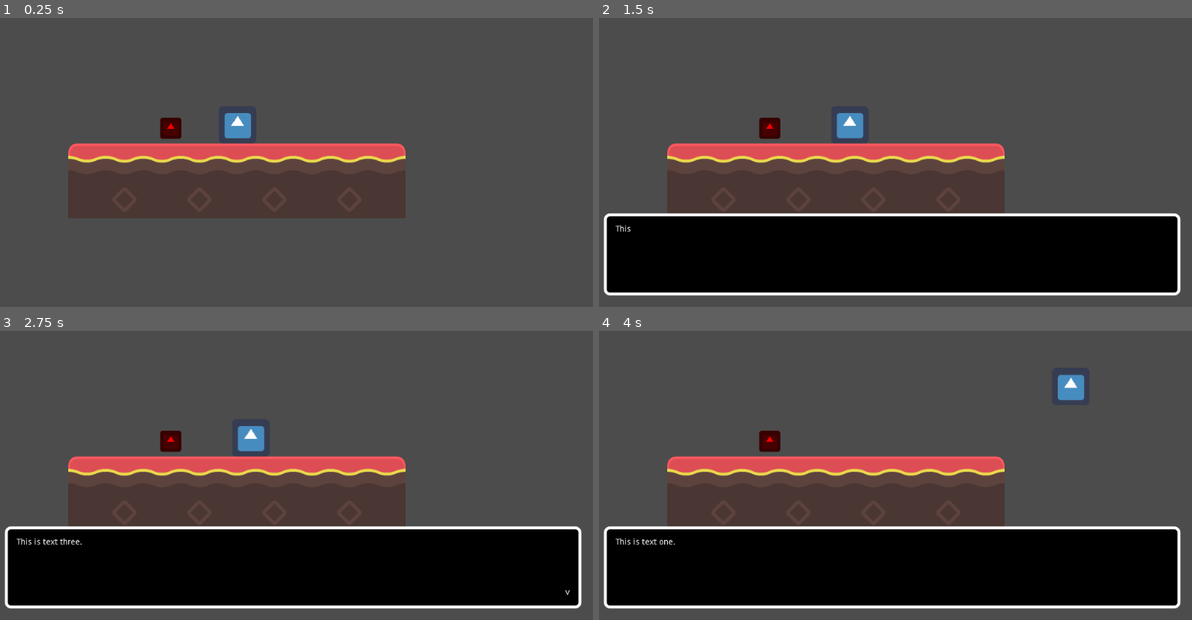
Above: before the commit, frames 1-4 (two rows, left to right).
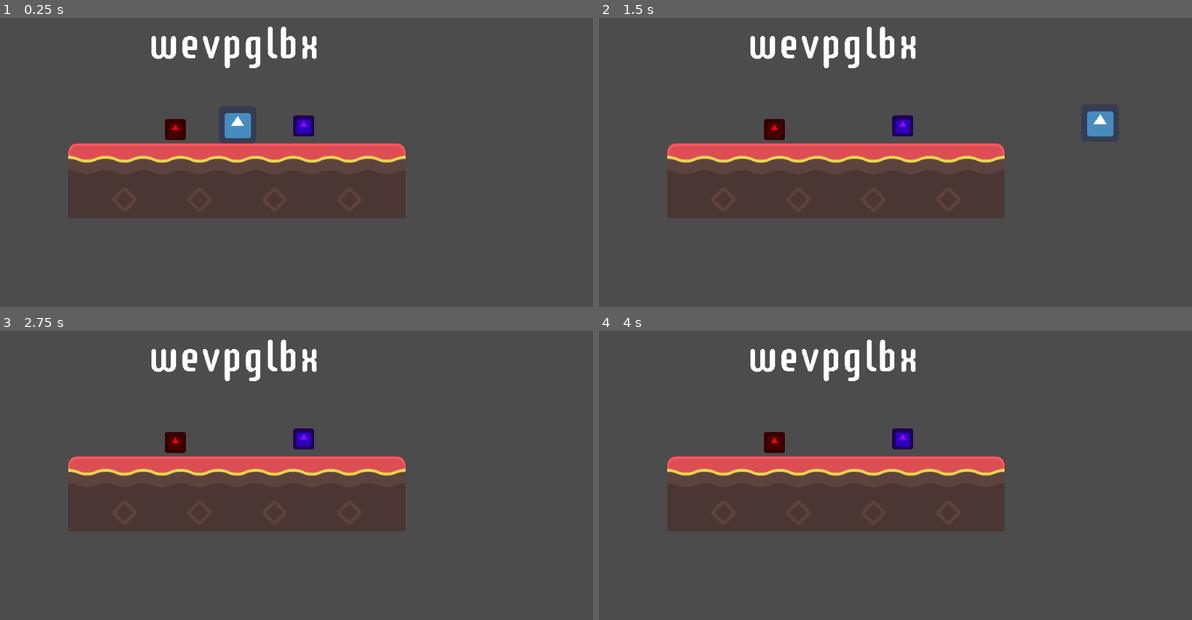
Above: after the commit, the same moments.

Repository: niwaniuk/Dualitea
Game: Godot game, scene res://Scenes/Area.tscn
Same seed, same stepped clock (60 frames per second), same inputs: the game is played once before the commit and once after it. The project has no main scene, so this scene is started directly. The engine's default icon, where the game draws it, is replaced by a stand-in: a white triangle on a blue panel in a dark square.
Inputs:
- Up to frame 1 (0.25 s): no input
- Up to frame 2 (1.5 s): tap Enter at 0.5 s; hold D (walk_right) from 0.53 s (still down); tap Shift (select) at 0.6, 1.35 s; tap Space (jump) at 0.77 s
- Up to frame 3 (2.75 s): tap Space (jump) at 1.52 s; release D (walk_right) at 2.03 s; hold A (walk_left) from 2.03 s (still down); tap Shift (select) at 2.1 s
- Up to frame 4 (4 s): tap Space (jump) at 2.75, 3.02, 3.77 s; release A (walk_left) at 2.78 s; hold D (walk_right) from 2.78 s (still down); tap Shift (select) at 2.85, 3.6 s

The runs differ from the first frame. In frame 1, 1.7% of the frame differs, in the area x 25-54%, y 2-43%; in frame 2, 30%, in the area x 0-99%, y 2-97%; in frame 3, 30%; in frame 4, 30%.

Commit message:
Celebration! Ciphers exist, and celebrate.

Diff:
--- /dev/null
+++ b/Objects/Cipher.gd
@@ -0,0 +1,43 @@
+extends MarginContainer
+
+
+# Declare member variables here. Examples:
+# var a = 2
+# var b = "text"
+export var text :String = ''
+
+var alphabet = "abcdefghijklmnopqrstuvwxyz "
+
+onready var container = $HBoxContainer
+onready var label = $HBoxContainer/Label
+onready var particles = $CPUParticles2D
+
+# Called when the node enters the scene tree for the first time.
+func _ready():
+	var rng = RandomNumberGenerator.new()
+	rng.randomize()
+	label.text = text
+	shift_cipher(rng.randi_range(5, 20))
+	print(label.get_size())
+	particles.emission_rect_extents = Vector2((40 * len(text)) / 2, 1)
+	particles.position = Vector2((40 * len(text)) / 2, 43)
+	particles.amount = 20 * len(text)
+
+
+# Called every frame. 'delta' is the elapsed time since the previous frame.
+func _process(delta):
+	pass
+
+func shift_cipher(amount):
+	var new_text = label.text
+	for i in len(new_text):
+		var curr_alphabet_index = alphabet.find(new_text[i])
+		var new_alphabet_index = curr_alphabet_index + amount
+		if (new_alphabet_index) > (len(alphabet)-1): new_alphabet_index -= (len(alphabet))
+		elif (new_alphabet_index) < 0: new_alphabet_index += (len(alphabet))
+		new_text[i] = alphabet[new_alphabet_index]
+	label.text = new_text
+
+func check_cipher():
+	if (label.text == text):
+		particles.set_emitting(true)
--- /dev/null
+++ b/Objects/Cipher.tscn
@@ -0,0 +1,61 @@
+[gd_scene load_steps=4 format=2]
+
+[ext_resource path="res://Objects/Cipher.gd" type="Script" id=1]
+
+[sub_resource type="DynamicFontData" id=1]
+antialiased = false
+font_path = "res://Graphics/SupermercadoOne-Regular.ttf"
+
+[sub_resource type="DynamicFont" id=2]
+size = 72
+font_data = SubResource( 1 )
+
+[node name="Cipher" type="MarginContainer"]
+margin_right = 132.0
+margin_bottom = 87.0
+grow_horizontal = 2
+grow_vertical = 2
+script = ExtResource( 1 )
+__meta__ = {
+"_edit_use_anchors_": false
+}
+
+[node name="CPUParticles2D" type="CPUParticles2D" parent="."]
+position = Vector2( 69, 46 )
+emitting = false
+amount = 50
+lifetime = 0.5
+one_shot = true
+emission_shape = 2
+emission_rect_extents = Vector2( 66, 1 )
+direction = Vector2( 0, 0 )
+spread = 180.0
+gravity = Vector2( 0, 100 )
+initial_velocity = 100.0
+initial_velocity_random = 0.07
+angular_velocity = 100.0
+angular_velocity_random = 0.09
+damping = 44.83
+scale_amount = 3.0
+scale_amount_random = 1.0
+hue_variation = 1.0
+hue_variation_random = 1.0
+
+[node name="HBoxContainer" type="HBoxContainer" parent="."]
+margin_right = 132.0
+margin_bottom = 87.0
+grow_horizontal = 2
+grow_vertical = 2
+size_flags_horizontal = 3
+size_flags_vertical = 3
+alignment = 1
+
+[node name="Label" type="Label" parent="HBoxContainer"]
+margin_right = 132.0
+margin_bottom = 87.0
+size_flags_horizontal = 3
+size_flags_vertical = 3
+custom_fonts/font = SubResource( 2 )
+text = "test"
+align = 1
+valign = 1
--- a/Objects/Button.gd
+++ b/Objects/DownButton.gd
@@ -17,4 +17,10 @@
 		var overlap = get_overlapping_bodies()
 		for body in overlap:
 			if body is Player:
-				print('bloop')
+				var cipher
+				var game = get_parent()
+				if game and game.has_node("Cipher"):  cipher = game.get_node("Cipher")
+				if (cipher):
+					cipher.shift_cipher(-1)
+					cipher.check_cipher()
+				break
--- /dev/null
+++ b/Objects/DownButton.tscn
@@ -0,0 +1,19 @@
+[gd_scene load_steps=4 format=2]
+
+[ext_resource path="res://icon.png" type="Texture" id=1]
+[ext_resource path="res://Objects/DownButton.gd" type="Script" id=2]
+
+[sub_resource type="RectangleShape2D" id=1]
+extents = Vector2( 18, 18 )
+
+[node name="DownButton" type="Area2D"]
+script = ExtResource( 2 )
+
+[node name="CollisionBox" type="CollisionShape2D" parent="."]
+shape = SubResource( 1 )
+
+[node name="Sprite" type="Sprite" parent="."]
+modulate = Color( 0.615686, 0, 1, 1 )
+position = Vector2( 0, 9.53674e-07 )
+scale = Vector2( 0.5625, 0.5625 )
+texture = ExtResource( 1 )
--- a/Objects/TextBox.gd
+++ b/Objects/TextBox.gd
@@ -20,7 +20,7 @@
 	hide_textbox()
 
 func hide_textbox():
-	end_symbol.text = ''
+	end_symbol.hide()
 	text.text = ''
 	textbox_container.hide()
 	emit_signal('textbox_closed')
@@ -34,7 +34,7 @@
 func display_text():
 	var next_text = text_queue.pop_front()
 	if (next_text):
-		end_symbol.text = ''
+		end_symbol.hide()
 		text.percent_visible = 0.0
 		show_textbox()
 		text.text = next_text
@@ -43,7 +43,7 @@
 		$Tween.start()
 
 func end_textbox():
-	end_symbol.text = "v"
+	end_symbol.show()
 
 
 # Called every frame. 'delta' is the elapsed time since the previous frame.
--- a/Objects/TextBox.tscn
+++ b/Objects/TextBox.tscn
@@ -1,6 +1,7 @@
-[gd_scene load_steps=3 format=2]
+[gd_scene load_steps=9 format=2]
 
 [ext_resource path="res://Objects/TextBox.gd" type="Script" id=1]
+[ext_resource path="res://Graphics/triangle.png" type="Texture" id=2]
 
 [sub_resource type="StyleBoxFlat" id=1]
 bg_color = Color( 0, 0, 0, 1 )
@@ -13,6 +14,32 @@
 corner_radius_top_right = 10
 corner_radius_bottom_right = 10
 corner_radius_bottom_left = 10
+
+[sub_resource type="DynamicFontData" id=2]
+antialiased = false
+font_path = "res://Graphics/SupermercadoOne-Regular.ttf"
+
+[sub_resource type="DynamicFont" id=3]
+size = 36
+font_data = SubResource( 2 )
+
+[sub_resource type="AtlasTexture" id=4]
+flags = 4
+atlas = ExtResource( 2 )
+region = Rect2( 0, 0, 20, 20 )
+
+[sub_resource type="AtlasTexture" id=5]
+flags = 4
+atlas = ExtResource( 2 )
+region = Rect2( 0, 20, 20, 20 )
+
+[sub_resource type="SpriteFrames" id=6]
+animations = [ {
+"frames": [ SubResource( 4 ), SubResource( 5 ) ],
+"loop": true,
+"name": "default",
+"speed": 2.5
+} ]
 
 [node name="TextBox" type="CanvasLayer"]
 script = ExtResource( 1 )
@@ -49,24 +76,23 @@
 margin_bottom = 120.0
 
 [node name="Text" type="Label" parent="TextboxContainer/MarginContainer/HBoxContainer"]
-margin_right = 933.0
+margin_right = 944.0
 margin_bottom = 100.0
 size_flags_horizontal = 3
 size_flags_vertical = 3
-text = "Placeholder textPlaceholder textPlaceholder textPlaceholder textPlaceholder textPlaceholder textPlaceholder textPlaceholder textPlaceholder textPlaceholder textPlaceholder textPlaceholder textPlaceholder textPlaceholder textPlaceholder textPlaceholder textPlaceholder textPlaceholder textPlaceholder textPlaceholder textPlaceholder textPlaceholder textPlaceholder textPlaceholder textPlaceholder textPlaceholder textPlaceholder textPlaceholder textPlaceholder textPlaceholder textPlaceholder textPlaceholder textPlaceholder textPlaceholder textPlaceholder textPlaceholder textPlaceholder textPlaceholder textPlaceholder textPlaceholder textPlaceholder textPlaceholder textPlaceholder textPlaceholder textPlaceholder textPlaceholder textPlaceholder textPlaceholder textPlaceholder textPlaceholder textPlaceholder textPlaceholder textPlaceholder textPlaceholder textPlaceholder textPlaceholder textPlaceholder textPlaceholder textPlaceholder textPlaceholder textPlaceholder text"
+custom_fonts/font = SubResource( 3 )
+text = "Lorem ipsum dolor sit amet, consectetur adipiscing elit. Ut at suscipit augue. Donec id condimentum nunc. Vestibulum ante ipsum primis in faucibus orci luctus et ultrices posuere cubilia curae; Nulla et congue justo, eu posuere mauris. Aliquam sed tempor tellus, nec facilisis lectus."
 autowrap = true
 clip_text = true
 __meta__ = {
 "_edit_use_anchors_": false
 }
 
-[node name="EndSymbol" type="Label" parent="TextboxContainer/MarginContainer/HBoxContainer"]
-margin_left = 937.0
-margin_top = 86.0
-margin_right = 944.0
-margin_bottom = 100.0
-size_flags_vertical = 8
-text = "v"
+[node name="EndSymbol" type="AnimatedSprite" parent="TextboxContainer/MarginContainer/HBoxContainer"]
+position = Vector2( 936, 93 )
+frames = SubResource( 6 )
+frame = 1
+playing = true
 
 [node name="Tween" type="Tween" parent="."]
 
--- a/Objects/TextboxTrigger.gd
+++ b/Objects/TextboxTrigger.gd
@@ -29,7 +29,11 @@
 # Called every frame. 'delta' is the elapsed time since the previous frame.
 func _process(delta):
 	if !Global.is_textbox_visible(self) and monitoring and Input.is_action_just_pressed("select"):
-		trigger_textbox()
+		var overlap = get_overlapping_bodies()
+		for body in overlap:
+			if body is Player:
+				trigger_textbox()
+				break
 
 
 func _on_Area2D_body_entered(body):
--- /dev/null
+++ b/Objects/UpButton.gd
@@ -0,0 +1,26 @@
+extends Area2D
+
+
+# Declare member variables here. Examples:
+# var a = 2
+# var b = "text"
+
+
+# Called when the node enters the scene tree for the first time.
+func _ready():
+	pass # Replace with function body.
+
+
+# Called every frame. 'delta' is the elapsed time since the previous frame.
+func _process(delta):
+	if !Global.is_textbox_visible(self) and Input.is_action_just_pressed("select"):
+		var overlap = get_overlapping_bodies()
+		for body in overlap:
+			if body is Player:
+				var cipher
+				var game = get_parent()
+				if game and game.has_node("Cipher"):  cipher = game.get_node("Cipher")
+				if (cipher):
+					cipher.shift_cipher(1)
+					cipher.check_cipher()
+				break
--- a/Objects/Button.tscn
+++ b/Objects/UpButton.tscn
@@ -1,12 +1,12 @@
 [gd_scene load_steps=4 format=2]
 
 [ext_resource path="res://icon.png" type="Texture" id=1]
-[ext_resource path="res://Objects/Button.gd" type="Script" id=2]
+[ext_resource path="res://Objects/UpButton.gd" type="Script" id=2]
 
 [sub_resource type="RectangleShape2D" id=1]
 extents = Vector2( 18, 18 )
 
-[node name="Button" type="Area2D"]
+[node name="UpButton" type="Area2D"]
 script = ExtResource( 2 )
 
 [node name="CollisionBox" type="CollisionShape2D" parent="."]
--- a/Scenes/Area.tscn
+++ b/Scenes/Area.tscn
@@ -1,10 +1,12 @@
-[gd_scene load_steps=35 format=2]
+[gd_scene load_steps=37 format=2]
 
 [ext_resource path="res://Graphics/debug/tilesheet.png" type="Texture" id=1]
 [ext_resource path="res://Objects/Player.tscn" type="PackedScene" id=2]
-[ext_resource path="res://Objects/Button.tscn" type="PackedScene" id=3]
+[ext_resource path="res://Objects/Cipher.tscn" type="PackedScene" id=3]
 [ext_resource path="res://Objects/TextBox.tscn" type="PackedScene" id=4]
 [ext_resource path="res://Objects/TextboxTrigger.tscn" type="PackedScene" id=5]
+[ext_resource path="res://Objects/UpButton.tscn" type="PackedScene" id=6]
+[ext_resource path="res://Objects/DownButton.tscn" type="PackedScene" id=7]
 
 [sub_resource type="ConvexPolygonShape2D" id=2]
 points = PoolVector2Array( 64, 64, 0, 64, 0, 0, 64, 0 )
@@ -291,11 +293,21 @@
 format = 1
 tile_data = PoolIntArray( 327682, 0, 1, 327683, 0, 2, 327684, 0, 2, 327685, 0, 2, 327686, 0, 2, 327687, 0, 2, 327688, 0, 2, 327689, 0, 2, 327690, 0, 3, 393218, 0, 0, 393219, 0, 65536, 393220, 0, 0, 393221, 0, 65536, 393222, 0, 0, 393223, 0, 65536, 393224, 0, 0, 393225, 0, 65536, 393226, 0, 0 )
 
-[node name="Button" parent="." instance=ExtResource( 3 )]
-position = Vector2( 303, 294 )
+[node name="UpButton" parent="." instance=ExtResource( 6 )]
+position = Vector2( 311, 296 )
+
+[node name="DownButton" parent="." instance=ExtResource( 7 )]
+position = Vector2( 530, 290 )
+
+[node name="Cipher" parent="." instance=ExtResource( 3 )]
+margin_left = 345.0
+margin_top = 106.0
+margin_right = 477.0
+margin_bottom = 193.0
+text = "lukewarm"
 
 [node name="TextboxTrigger" parent="." instance=ExtResource( 5 )]
-position = Vector2( 182, 293 )
+position = Vector2( 178, 293 )
 text_queue = [ "This is text one.", "This is text two.", "This is text three." ]
 on_button_press = true
 
Binary file added: Graphics/SupermercadoOne-Regular.ttf
Binary file added: Graphics/triangle.png
Not shown, added: Graphics/triangle.png.import
